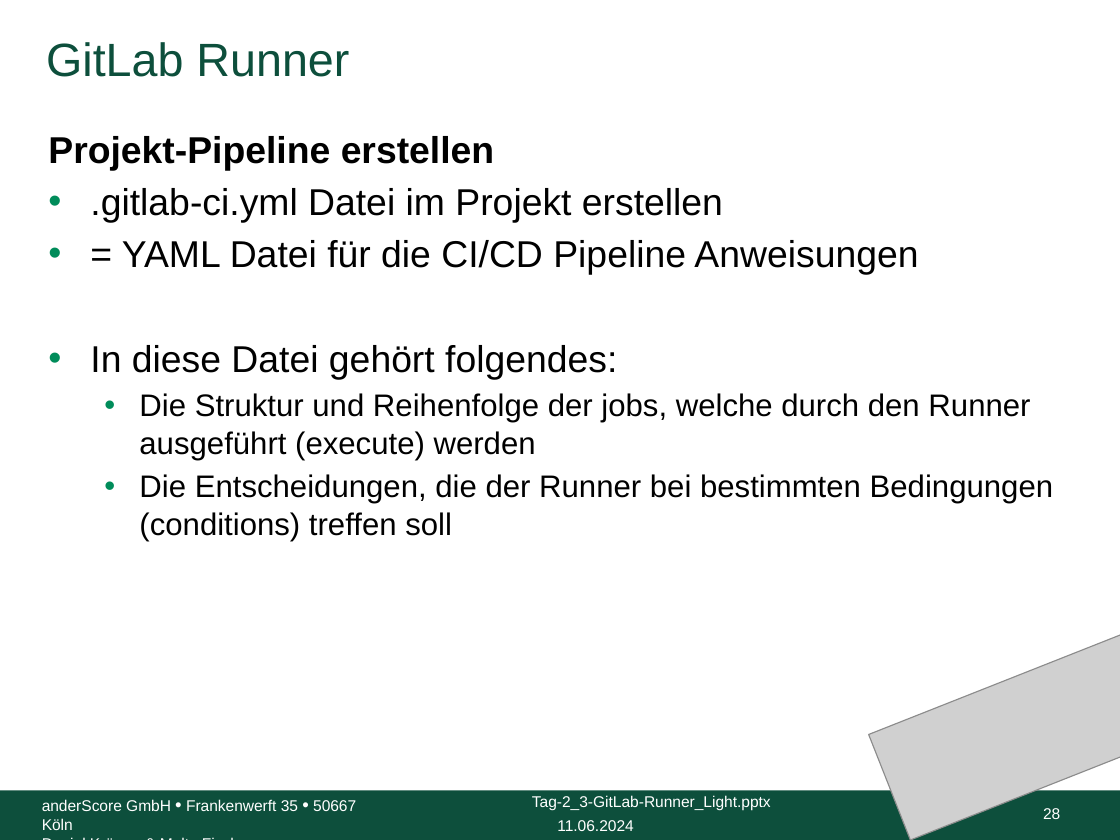
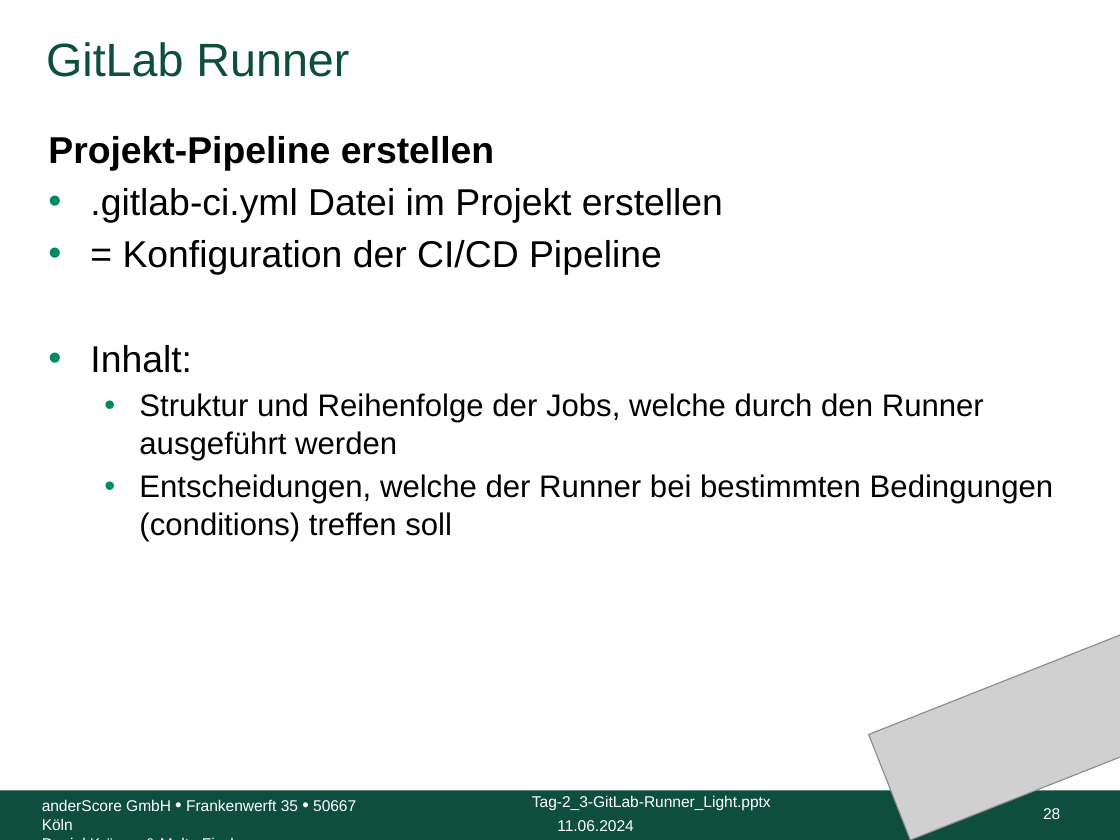
Before and after one commit to anderscore-gmbh/gitlab, a slide deck: slide 28 of slides/Tag-2_3-GitLab-Runner_Light.pptx. Drawn at 1120x840 pixels with LibreOffice and Linux fonts; fonts in the diff are those of the drawing; grey boxes stand for pictures; background and template pictures are left out. Boxes give left, top, right and bottom in pixels: in the first picture for what was removed or moved away, otherwise in the second. Text is boxed around its words. In the diff, an @@ line names an element or a change of style, - is before the commit and + after.

```diff
--- a/slides/Tag-2_3-GitLab-Runner_Light.pptx
+++ b/slides/Tag-2_3-GitLab-Runner_Light.pptx
@@ text at box(90, 240, 1054, 541): text changed @@
-• = YAML Datei für die CI/CD Pipeline Anweisungen
-• In diese Datei gehört folgendes:
-  • Die Struktur und Reihenfolge der jobs, welche durch den Runner ausgeführt (execute) werden
-  • Die Entscheidungen, die der Runner bei bestimmten Bedingungen (conditions) treffen soll
+• = Konfiguration der CI/CD Pipeline
+• Inhalt:
+  • Struktur und Reihenfolge der Jobs, welche durch den Runner ausgeführt werden
+  • Entscheidungen, welche der Runner bei bestimmten Bedingungen (conditions) treffen soll
```
Also in this commit, not shown: 65 other slides changed, 3 other files.
